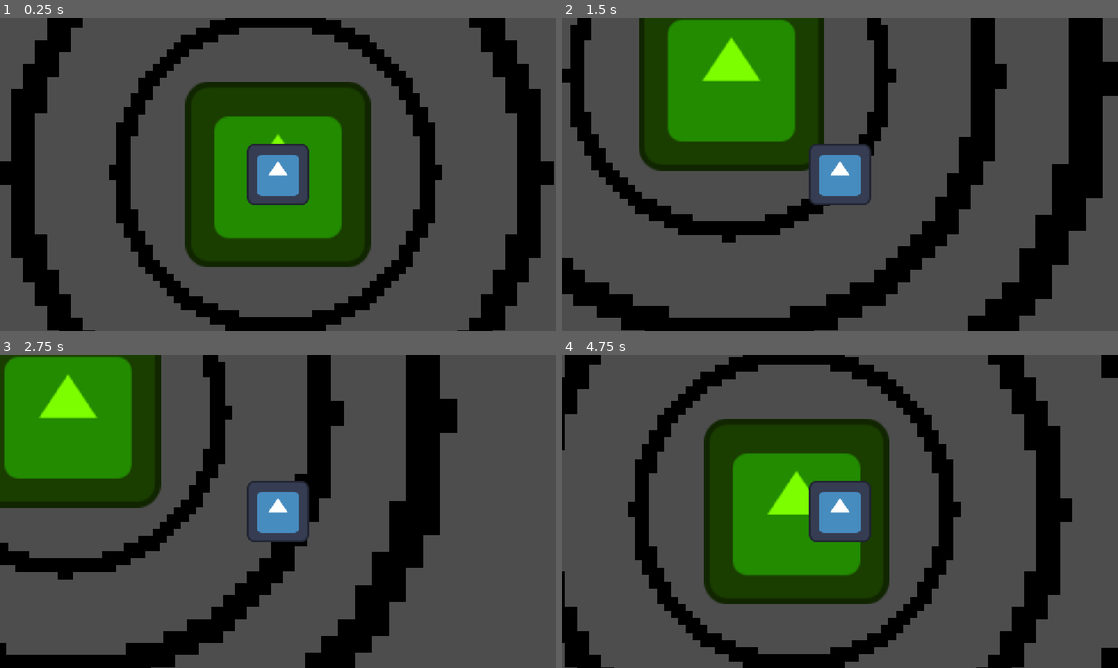
Above: before the commit, frames 1-4 (two rows, left to right).
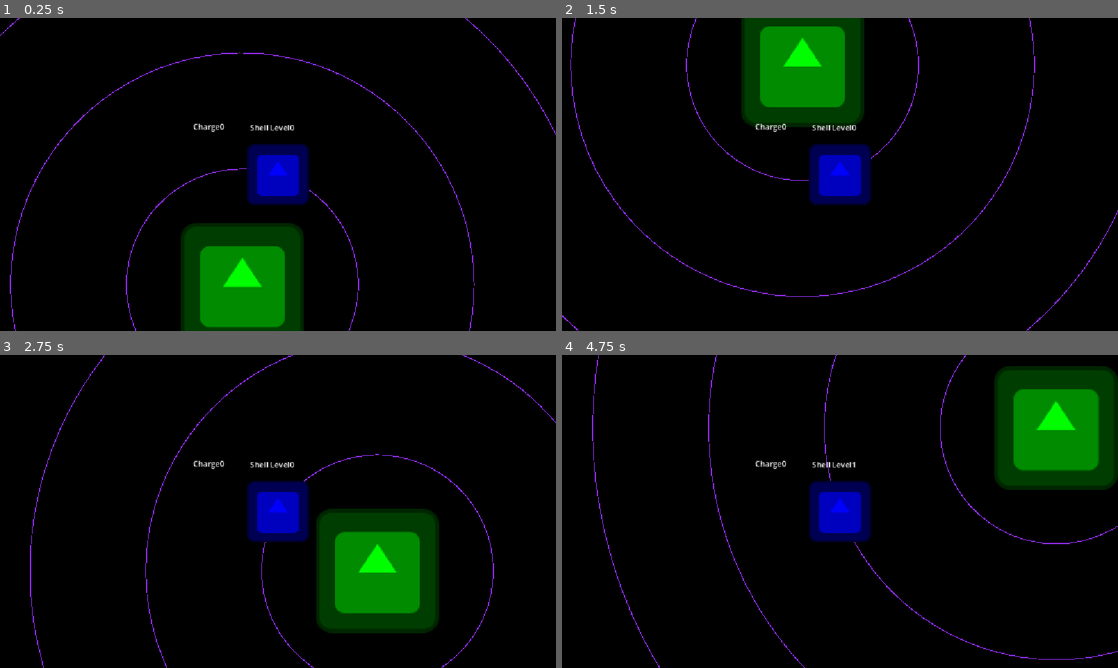
Above: after the commit, the same moments.

Repository: cupgrey53/Orbitals-Godot-
Game: Godot game, scene res://Scenes/game.tscn
Two runs of this game, one before a commit and one after it. Both use one fixed random seed, a clock stepped at 60 frames per second and the inputs below. The engine's default icon, where the game draws it, is replaced by a stand-in: a white triangle on a blue panel in a dark square.
Inputs:
- Up to frame 1 (0.25 s): no input
- Up to frame 2 (1.5 s): hold Right (ui_right) 0.53-1.28 s; tap Space (Fire) at 0.6, 1.35 s; hold Down (Down) from 1.28 s (still down)
- Up to frame 3 (2.75 s): release Down (Down) at 2.03 s; hold Right (ui_right) from 2.03 s (still down); tap Space (Fire) at 2.1 s
- Up to frame 4 (4.75 s): release Right (ui_right) at 2.78 s; hold Up (Up) 2.78-3.53 s; tap Space (Fire) at 2.85, 3.6, 4.35 s; hold Left (ui_left) from 3.53 s (still down)

The runs differ from the first frame. In frame 1, 82% of the frame differs, in the area x 0-100%, y 0-100%; in frame 2, 79%; in frame 3, 86%; in frame 4, 86%.

Commit message:
Add files via upload
Ring rotation and Electron movement coded

Diff:
--- /dev/null
+++ b/shell-ion-ion-shell-entropy-sugar-circle/Scenes/background.tscn
@@ -0,0 +1,10 @@
+[gd_scene format=3 uid="uid://b1l3h1y05ai83"]
+
+[ext_resource type="Texture2D" uid="uid://ves13t7l073f" path="res://Art/icon.svg" id="1_sn1xx"]
+
+[node name="Background" type="Node2D" unique_id=376549054]
+
+[node name="Sprite2D" type="Sprite2D" parent="." unique_id=635597068]
+modulate = Color(0, 0, 0, 1)
+scale = Vector2(200, 200)
+texture = ExtResource("1_sn1xx")
--- a/shell-ion-ion-shell-entropy-sugar-circle/Scenes/electron.tscn
+++ b/shell-ion-ion-shell-entropy-sugar-circle/Scenes/electron.tscn
@@ -12,6 +12,7 @@
 script = ExtResource("1_pgnwt")
 
 [node name="Sprite2D" type="Sprite2D" parent="Electron player" unique_id=1475737359]
+modulate = Color(0, 0, 1, 1)
 texture = ExtResource("1_w3tt1")
 
 [node name="CollisionShape2D" type="CollisionShape2D" parent="Electron player" unique_id=1154956973]
@@ -23,3 +24,15 @@
 shape = SubResource("CircleShape2D_4r0rc")
 
 [node name="Camera2D" type="Camera2D" parent="Electron player" unique_id=1756277392]
+
+[node name="Shell Level" type="Label" parent="Electron player" unique_id=1453292285]
+offset_left = -58.0
+offset_top = -109.0
+offset_right = -18.0
+offset_bottom = -86.0
+
+[node name="Charge" type="Label" parent="Electron player" unique_id=1784413758]
+offset_left = -176.0
+offset_top = -111.0
+offset_right = -136.0
+offset_bottom = -88.0
--- a/shell-ion-ion-shell-entropy-sugar-circle/Scenes/game.tscn
+++ b/shell-ion-ion-shell-entropy-sugar-circle/Scenes/game.tscn
@@ -1,11 +1,14 @@
 [gd_scene format=3 uid="uid://k4p6y08choh7"]
 
+[ext_resource type="PackedScene" uid="uid://b1l3h1y05ai83" path="res://Scenes/background.tscn" id="1_3dryh"]
 [ext_resource type="PackedScene" uid="uid://c6jlkt7x3wxxf" path="res://Scenes/nucleus.tscn" id="1_wrm1d"]
 [ext_resource type="PackedScene" uid="uid://8s52yyrr4np6" path="res://Scenes/orbitals.tscn" id="2_3dryh"]
 [ext_resource type="PackedScene" uid="uid://cdqvc2wjentdl" path="res://Scenes/electron.tscn" id="3_wowpa"]
 
 [node name="Game" type="Node2D" unique_id=1140590804]
 
+[node name="Background" parent="." unique_id=376549054 instance=ExtResource("1_3dryh")]
+
 [node name="Nucleus" parent="." unique_id=656498595 instance=ExtResource("1_wrm1d")]
 
 [node name="Orbitals" parent="." unique_id=306471941 instance=ExtResource("2_3dryh")]
--- a/shell-ion-ion-shell-entropy-sugar-circle/Scenes/nucleus.tscn
+++ b/shell-ion-ion-shell-entropy-sugar-circle/Scenes/nucleus.tscn
@@ -5,6 +5,6 @@
 [node name="Nucleus" type="Node2D" unique_id=656498595]
 
 [node name="Sprite2D" type="Sprite2D" parent="." unique_id=1459211774]
-modulate = Color(0.4862745, 0.99607843, 0, 1)
-scale = Vector2(3, 3)
+modulate = Color(0, 0.99607843, 0, 1)
+scale = Vector2(2, 2)
 texture = ExtResource("1_gyxa0")
--- a/shell-ion-ion-shell-entropy-sugar-circle/Scenes/orbitals.tscn
+++ b/shell-ion-ion-shell-entropy-sugar-circle/Scenes/orbitals.tscn
@@ -1,31 +1,7 @@
 [gd_scene format=3 uid="uid://8s52yyrr4np6"]
 
-[sub_resource type="Gradient" id="Gradient_fcu84"]
-interpolation_mode = 1
-offsets = PackedFloat32Array(0.41566265, 0.45180723, 0.5060241)
-colors = PackedColorArray(1, 1, 1, 0, 0, 0, 0, 1, 0, 0, 0, 0)
-
-[sub_resource type="GradientTexture2D" id="GradientTexture2D_4r0rc"]
-gradient = SubResource("Gradient_fcu84")
-fill = 1
-fill_from = Vector2(0.5, 0.5)
+[ext_resource type="Script" uid="uid://waulr3qon6gq" path="res://Scripts/orbitals.gd" id="1_amdu4"]
 
 [node name="Orbitals" type="Node2D" unique_id=306471941]
 texture_filter = 1
-
-[node name="Orbital 1" type="Sprite2D" parent="." unique_id=1720746640]
-position = Vector2(-5, -4)
-scale = Vector2(15, 15)
-texture = SubResource("GradientTexture2D_4r0rc")
-
-[node name="Orbital 2" type="Sprite2D" parent="." unique_id=1631445866]
-texture_filter = 1
-position = Vector2(-4.1666675, -2.833335)
-scale = Vector2(25, 25)
-texture = SubResource("GradientTexture2D_4r0rc")
-
-[node name="Orbital 3" type="Sprite2D" parent="." unique_id=1619064828]
-texture_filter = 1
-position = Vector2(-3.8146973e-06, 2.9999924)
-scale = Vector2(35, 35)
-texture = SubResource("GradientTexture2D_4r0rc")
+script = ExtResource("1_amdu4")
--- a/shell-ion-ion-shell-entropy-sugar-circle/Scripts/electron_player.gd
+++ b/shell-ion-ion-shell-entropy-sugar-circle/Scripts/electron_player.gd
@@ -1,23 +1,74 @@
 extends CharacterBody2D
-var Ring
 
+var Shell_LV = 0
+var Charge = 0
 const SPEED = 300.0
-const JUMP_VELOCITY = -200.0
+
+@onready var center: Node2D = $"../../Orbitals"
+var angle := -PI / 2   # starts at the top of the ring
+var dir := 1           # 1 = clockwise, -1 = counterclockwise
+
+func _physics_process(delta: float) -> void:
+	if Input.is_action_just_pressed("Up"):  # later: when a photon is collected
+		Shell_LV += 1
+	if Input.is_action_just_pressed("Down") and Shell_LV > 0:
+		Shell_LV -= 1
+		Charge += 1
+	if Input.is_action_just_pressed("Fire"):
+		Charge = 0
+
+	var boosted := false
+	if Input.is_action_pressed("<-"):
+		dir = -1
+		boosted = true
+	elif Input.is_action_pressed("->"):
+		dir = 1
+		boosted = true
+
+	var radius := Orbitals.radius_for(Shell_LV)
+	var speed := SPEED * 2 if boosted else SPEED
+	angle += dir * (speed / radius) * delta
+	global_position = center.global_position + Vector2(radius, 0).rotated(angle)
+
+	$"Shell Level".text = "Shell Level" + str(Shell_LV)
+	$Charge.text = "Charge" + str(Charge)
 
 
-func _physics_process(delta: float) -> void:
-	pass
 
-	# Handle jump.
-	if Input.is_action_just_pressed("Up") :
-		position.y += JUMP_VELOCITY
-	if Input.is_action_just_pressed("Down") :
-		position.y -= JUMP_VELOCITY
 
-	var direction := Input.get_axis("ui_left", "ui_right")
-	if direction:
-		velocity.x = direction * SPEED
-	else:
-		velocity.x = move_toward(velocity.x, 0, SPEED)
 
-	move_and_slide()
+
+
+
+
+
+
+
+
+#extends CharacterBody2D
+#var Shell_LV = 0
+#var Charge = 0
+#const SPEED = 300.0
+#const JUMP_VELOCITY = -240.0
+
+#func _physics_process(delta: float) -> void:
+	#if Input.is_action_just_pressed("Up") : #Later change to when a photon is collected
+		#position.y += JUMP_VELOCITY
+		#Shell_LV += 1
+	#if Input.is_action_just_pressed("Down") :
+		#position.y -= JUMP_VELOCITY
+		#Shell_LV -= 1
+		#Charge += 1
+	#if Input.is_action_just_pressed("Fire") :
+		#Charge = 0
+	#print(Shell_LV)
+	#print(Charge)
+	#$"Shell Level".text = "Shell Level" + str(Shell_LV)
+	#$Charge.text = "Charge" + str(Charge)
+
+	#var direction := Input.get_axis("<-", "->")
+	#if direction:
+		#velocity.x = direction * SPEED
+	#else:
+		#velocity.x = move_toward(velocity.x, 0, SPEED)
+	#move_and_slide()
--- /dev/null
+++ b/shell-ion-ion-shell-entropy-sugar-circle/Scripts/orbitals.gd
@@ -0,0 +1,14 @@
+class_name Orbitals
+extends Node2D
+var rings_shown := 8
+
+static func radius_for(i: int) -> float:
+	return 240.0 + i * 240.0
+
+func _draw() -> void:
+	for i in rings_shown:
+		draw_arc(Vector2.ZERO, radius_for(i), 0, TAU, 128, Color.BLUE_VIOLET, 2.0)
+
+func _on_electron_ring_changed(new_ring: int) -> void:
+	rings_shown = max(rings_shown, new_ring + 3)
+	queue_redraw()
--- a/shell-ion-ion-shell-entropy-sugar-circle/project.godot
+++ b/shell-ion-ion-shell-entropy-sugar-circle/project.godot
@@ -47,6 +47,18 @@
 "events": [Object(InputEventKey,"resource_local_to_scene":false,"resource_name":"","device":-1,"window_id":0,"alt_press …(191 unchanged characters)…
 ]
 }
+->={
+"deadzone": 0.2,
+"events": [Object(InputEventKey,"resource_local_to_scene":false,"resource_name":"","device":-1,"window_id":0,"alt_pressed":false,"shift_pressed":false,"ctrl_pressed":false,"meta_pressed":false,"pressed":false,"keycode":0,"physical_keycode":4194321,"key_label":0,"unicode":0,"location":0,"echo":false,"script":null)
+, Object(InputEventKey,"resource_local_to_scene":false,"resource_name":"","device":-1,"window_id":0,"alt_pressed":false,"shift_pressed":false,"ctrl_pressed":false,"meta_pressed":false,"pressed":false,"keycode":0,"physical_keycode":68,"key_label":0,"unicode":100,"location":0,"echo":false,"script":null)
+]
+}
+<-={
+"deadzone": 0.2,
+"events": [Object(InputEventKey,"resource_local_to_scene":false,"resource_name":"","device":-1,"window_id":0,"alt_pressed":false,"shift_pressed":false,"ctrl_pressed":false,"meta_pressed":false,"pressed":false,"keycode":0,"physical_keycode":4194319,"key_label":0,"unicode":0,"location":0,"echo":false,"script":null)
+, Object(InputEventKey,"resource_local_to_scene":false,"resource_name":"","device":-1,"window_id":0,"alt_pressed":false,"shift_pressed":false,"ctrl_pressed":false,"meta_pressed":false,"pressed":false,"keycode":0,"physical_keycode":65,"key_label":0,"unicode":97,"location":0,"echo":false,"script":null)
+]
+}
 
 [physics]
 
Not shown, added: shell-ion-ion-shell-entropy-sugar-circle/Scripts/orbitals.gd.uid
